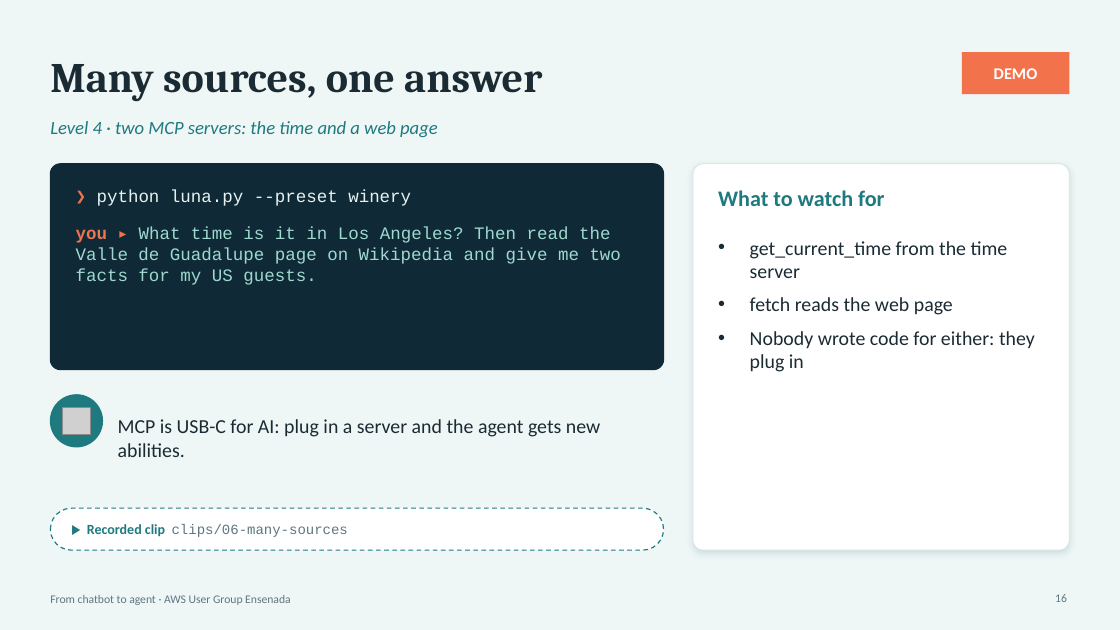
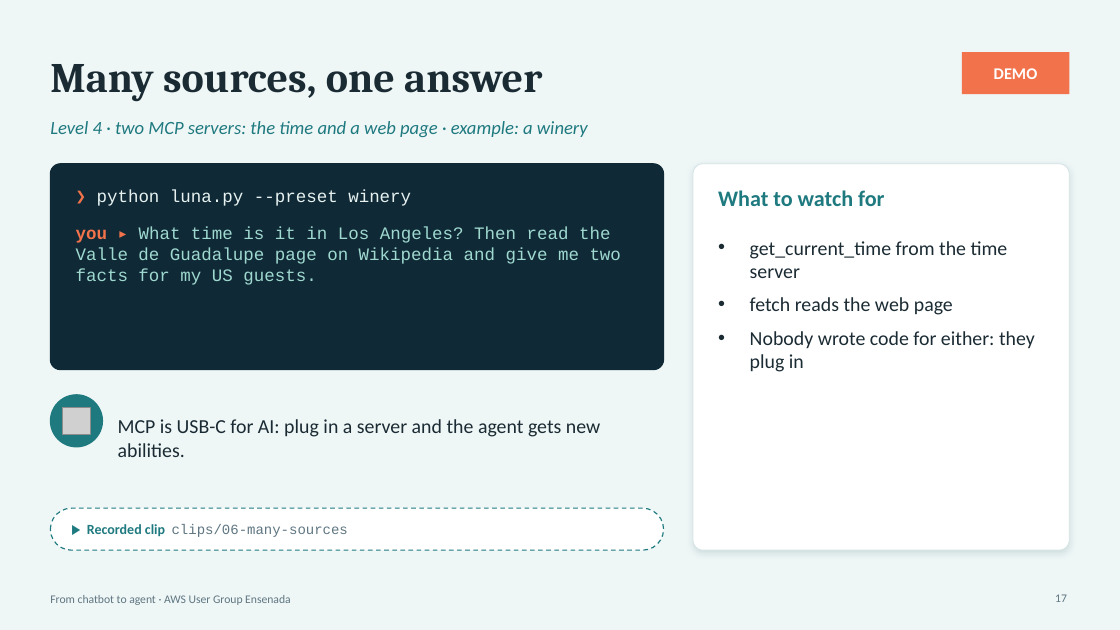
Before and after one commit to aws-ug-ensenada/claude-on-aws-ensenada, a slide deck: slide 17 of docs/slides/claude-on-aws-ensenada.pptx (slide 16 before the commit). Drawn at 1120x630 pixels with LibreOffice and Linux fonts; fonts in the diff are those of the drawing; grey boxes stand for pictures. Boxes give left, top, right and bottom in pixels: in the first picture for what was removed or moved away, otherwise in the second. Text is boxed around its words. In the diff, an @@ line names an element or a change of style, - is before the commit and + after.

```diff
--- a/docs/slides/claude-on-aws-ensenada.pptx
+++ b/docs/slides/claude-on-aws-ensenada.pptx
@@ text at (50,121,588,137): text changed @@
-Level 4 · two MCP servers: the time and a web page
+Level 4 · two MCP servers: the time and a web page · example: a winery
@@ page number at (1055,594,1067,602): text changed @@
-16
+17
```
Also in this commit, not shown: 4 other slides changed, 3 slides added, 5 other files.
